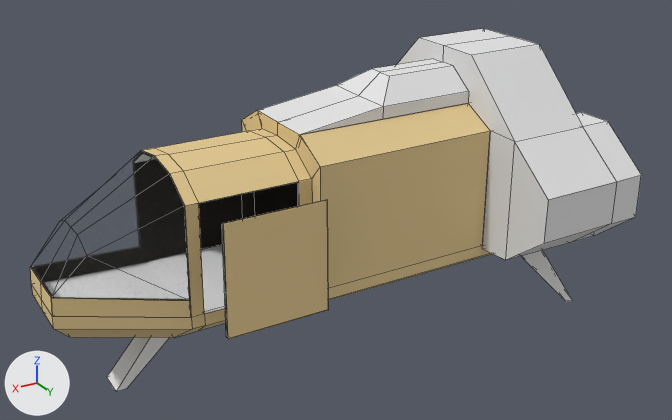
What one commit did to the Blender file ship/Ship.blend.
One viewpoint serves both versions: a 50 mm lens placed at (13.27, 21.87, 10.51), pointed at (0.39, 0.4, -0.23). Lighting does not change. The marker at lower left points along +X, +Y and +Z. Mesh edges are drawn as thin lines.

Objects in the first picture: 'BackLandingGear', 'Chassis', 'Door', 'Engine', 'FrontLandingGear', 'Window'.
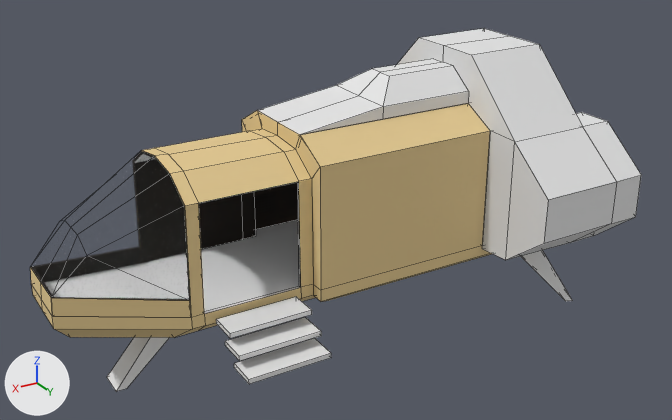
What differs and where, as boxes [x1, y1, x2, y2] in the pictures (672 x 420 px):
'Door', hidden
    before: [222, 200, 328, 339]
'Stairs.002', added
    after: [234, 339, 331, 384]
'Stairs.001', added
    after: [225, 317, 321, 361]
'Stairs', added
    after: [216, 297, 312, 339]

Edits to the bpy script that builds the scene:
```text
Add mat_shipinteriorfloors_002:
    mat_shipinteriorfloors_002 = principled_material('ShipInteriorFloors.002')
    mat_shipinteriorfloors_002.base_color = (0.8, 0.8, 0.8)  # white #e7e7e7
    mat_shipinteriorfloors_002.roughness = 1.0
Add mat_shipinteriorfloors_001:
    mat_shipinteriorfloors_001 = principled_material('ShipInteriorFloors.001')
    mat_shipinteriorfloors_001.base_color = (0.8, 0.8, 0.8)  # white #e7e7e7
    mat_shipinteriorfloors_001.roughness = 1.0
Add me_cube_012:
    me_cube_012.from_pydata(...)  # a box spanning x -1.19..1.19, y -0.18..0.68, z 0.07..0.2
    me_cube_012.materials.append(mat_shipinteriorfloors_002)  # its picture is missing
Add me_cube_011:
    me_cube_011.from_pydata(...)  # a box spanning x -1.19..1.19, y -0.18..0.68, z 0.07..0.2
    me_cube_011.materials.append(mat_shipinteriorfloors_001)  # its picture is missing
Add me_cube_004:
    me_cube_004.from_pydata(...)  # a box spanning x -1.19..1.19, y -0.18..0.68, z 0.07..0.2
    me_cube_004.materials.append(mat_shipinteriorfloors)  # its picture is missing
Change ob_door:
    add ob_door.hide_set(True)
Add ob_stairs_002:
    ob_stairs_002 = bpy.data.objects.new('Stairs.002', me_cube_012)
    ob_stairs_002.location = (3.83, 3.23, -2.7)
Add ob_stairs_001:
    ob_stairs_001 = bpy.data.objects.new('Stairs.001', me_cube_011)
    ob_stairs_001.location = (3.83, 2.73, -2.3)
Add ob_stairs:
    ob_stairs = bpy.data.objects.new('Stairs', me_cube_004)
    ob_stairs.location = (3.83, 2.23, -1.9)
```
